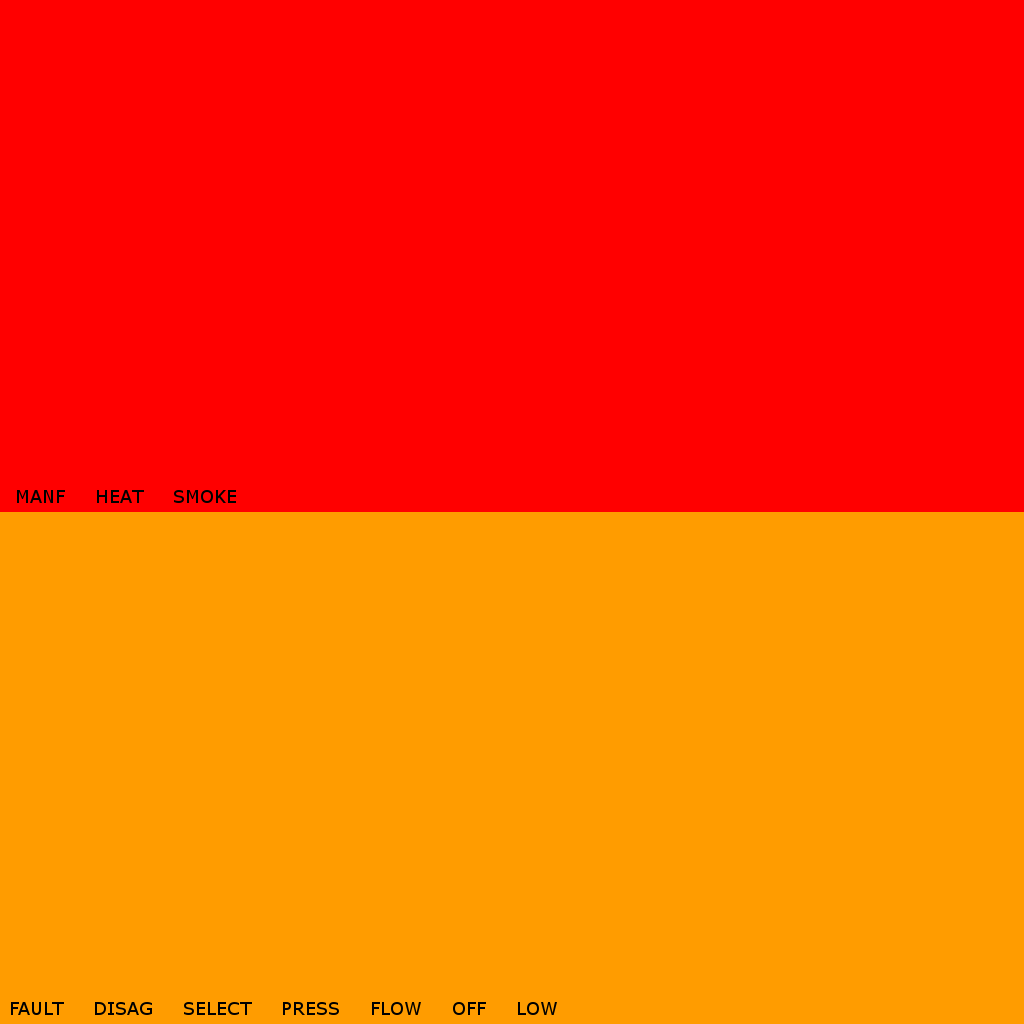
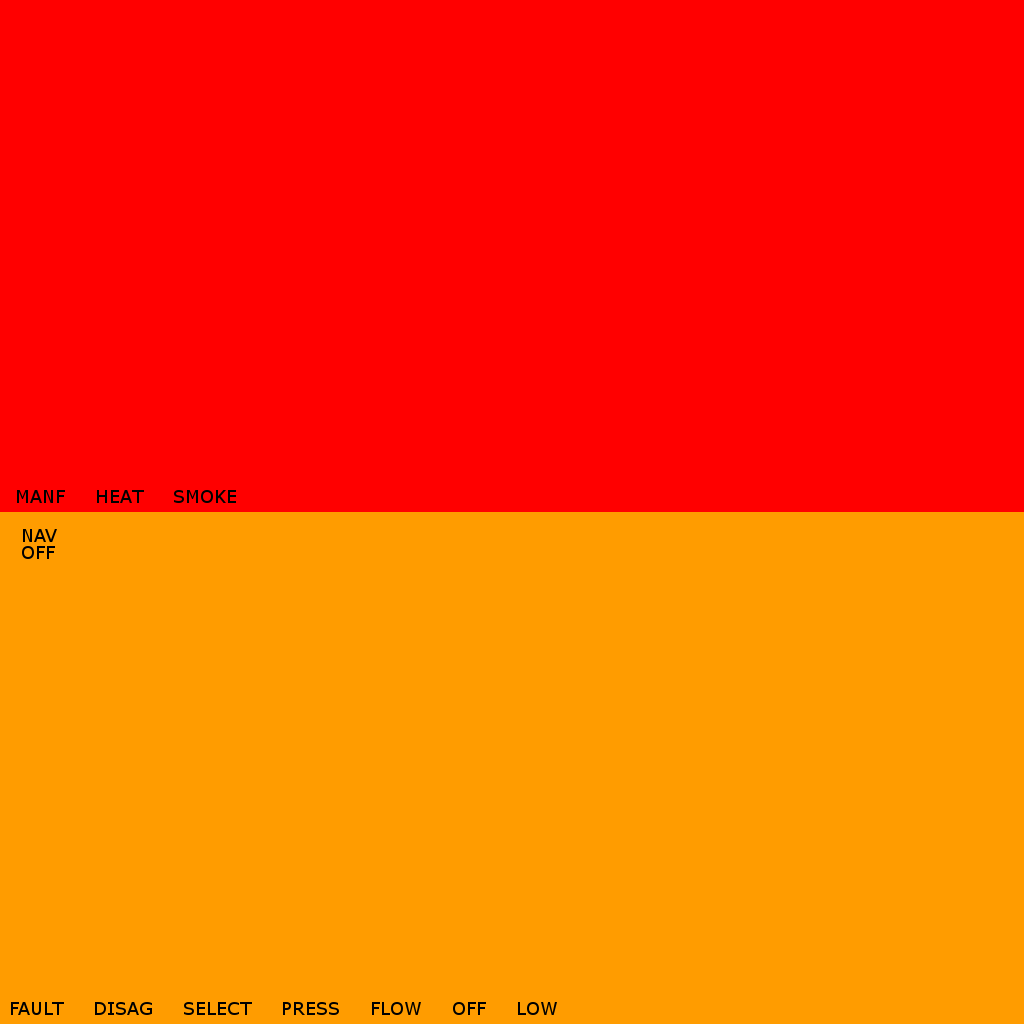
Layer changes from the first 1024x1024 image to the second:
added layer "NAV ..." above "FAULT DISAG SELECT ..." over [22, 529, 57, 559]
